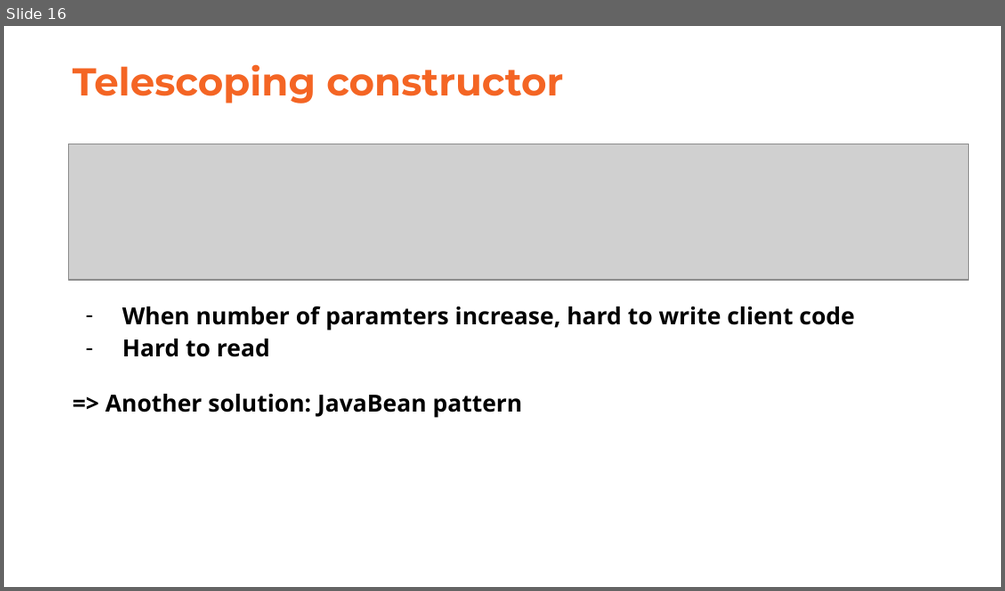
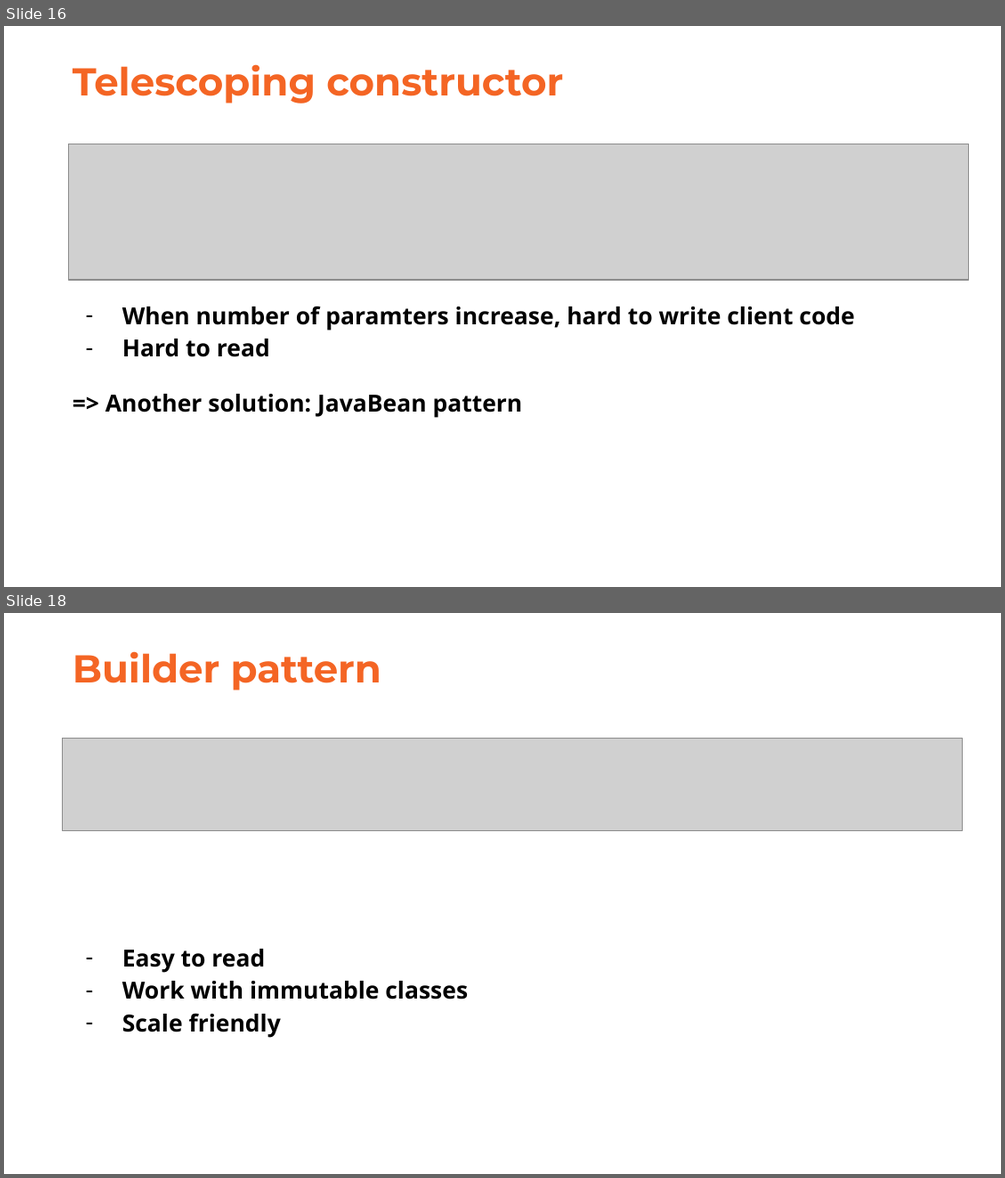
Before and after one commit to hieunguyenbbr1501/presentation, a slide deck: Java best practice.pptx. Shown one above the other, each under a label of ours: slide 16 before the commit, slides 16 and 18 after it; the slides between them are not shown. The pictures are 1005x591 and 1005x1178 pixels, drawn with LibreOffice and Linux fonts; fonts in the diff are those of the drawing; grey boxes stand for pictures. Boxes give left, top, right and bottom in pixels: in the first picture for what was removed or moved away, otherwise in the second. Text is boxed around its words. In the diff, an @@ line names an element or a change of style, - is before the commit and + after.

```diff
--- a/Java best practice.pptx
+++ b/Java best practice.pptx
@@ slide 18 added at [4, 613, 1001, 1174], background #FFFFFF @@
@@ title added at [73, 651, 381, 690], 28 pt, text #F46524, bold @@
+Builder pattern
@@ picture added at [63, 738, 963, 830] @@
@@ title added at [122, 949, 468, 1038], 17 pt, text #000000, bold @@
+– Easy to read
+– Work with immutable classes
+– Scale friendly
```
Also in this commit, not shown: 1 other slide added, 2 other files.
